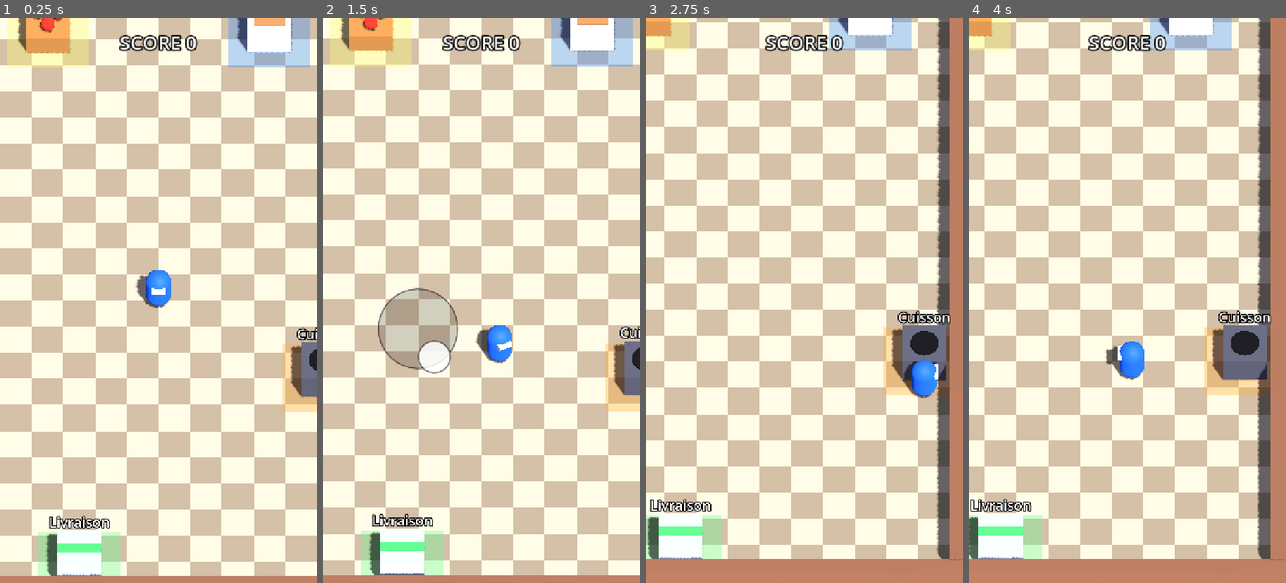
Above: before the commit, frames 1-4 (left to right).
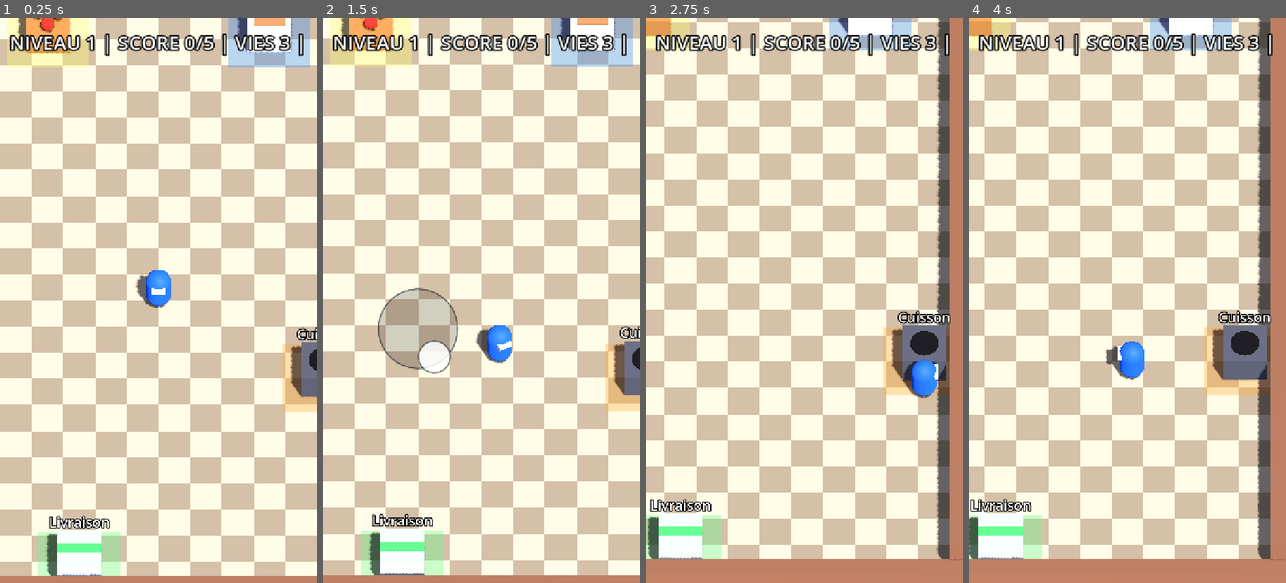
Above: after the commit, the same moments.

Repository: RayaneChCh-dev/Ratoir
Game: Godot game, scene res://scenes/main.tscn
Two runs of this game, one before a commit and one after it. Both use one fixed random seed, a clock stepped at 60 frames per second and the inputs below.
Inputs (mouse positions are in pixels of both pictures, inside the frame that each line leads up to):
- Up to frame 1 (0.25 s): no input
- Up to frame 2 (1.5 s): tap Enter at 0.5 s; drag from (481, 40) to (513, 176) at 0.52 s; drag from (418, 328) to (465, 413) at 1.27 s
- Up to frame 3 (2.75 s): move the mouse to (836, 176) at 2.02 s; hold D (move_right) from 2.03 s (still down)
- Up to frame 4 (4 s): release D (move_right) at 2.75 s; drag from (1111, 413) to (1032, 215) at 2.77 s; move the mouse to (1222, 385) at 3.52 s; hold A (move_left) from 3.53 s (still down)

The runs differ from the first frame. In frame 1, 1.8% of the frame differs, in the area x 2-96%, y 2-7%; in frame 2, 1.8%; in frame 3, 1.9%; in frame 4, 1.9%.

Commit message:
phase4-manches

Diff:
--- a/scripts/delivery_counter.gd
+++ b/scripts/delivery_counter.gd
@@ -8,8 +8,8 @@
 	for body in _area.get_overlapping_bodies():
 		if body is Cook and body.held_item and body.held_item.state == Item.State.COOKED:
 			body.take_item().queue_free()
+			GameState.log_event("dish_delivered", "assiette de tomates cuites")
 			GameState.add_point()
-			GameState.log_event("dish_delivered", "assiette de tomates cuites")
 			_show_popup()
 
 
--- a/scripts/game_state.gd
+++ b/scripts/game_state.gd
@@ -1,26 +1,157 @@
 extends Node
-## Autoload : score de la manche, étoiles, et journal d'événements partagé.
+## Autoload : progression, santé, chrono et journal d'événements partagé.
 ## Le journal alimente le commentateur, le juge et le récap' final (voir docs/ARCHITECTURE.md).
+
+enum RoundState { PLAYING, GAME_OVER }
 
 signal score_changed(score: int)
 signal event_logged(entry: Dictionary)
+signal level_changed(level: int, target_score: int)
+signal health_changed(health: int)
+signal time_changed(time_left: float)
+signal round_state_changed(state: RoundState)
+signal difficulty_changed(level: int, scale: float)
+signal round_started
+signal round_ended(level: int, score: int, health: int)
 
 ## Points nécessaires pour 1, 2 et 3 étoiles.
 const STAR_THRESHOLDS: Array[int] = [5, 10, 15]
+const STARTING_HEALTH := 3
+const BASE_ROUND_DURATION := 90.0
+const ROUND_DURATION_STEP := 5.0
+const MIN_ROUND_DURATION := 60.0
+const SCORE_PER_LEVEL := 5
 
 var score := 0
+var level := 1
+var health := STARTING_HEALTH
+var time_left := BASE_ROUND_DURATION
+var round_state := RoundState.PLAYING
 var events: Array[Dictionary] = []
 
 var _round_start_ms := Time.get_ticks_msec()
+var _milestone_30_logged := false
+var _milestone_10_logged := false
+
+
+func _ready() -> void:
+	process_mode = Node.PROCESS_MODE_ALWAYS
+	start_round()
+
+
+func _process(delta: float) -> void:
+	if round_state != RoundState.PLAYING:
+		return
+
+	time_left = maxf(0.0, time_left - delta)
+	time_changed.emit(time_left)
+	if not _milestone_30_logged and time_left <= 30.0:
+		_milestone_30_logged = true
+		log_event("timer_milestone", "30 s restantes")
+	if not _milestone_10_logged and time_left <= 10.0:
+		_milestone_10_logged = true
+		log_event("timer_milestone", "10 s restantes")
+	if time_left <= 0.0:
+		_finish_round()
 
 
 func add_point() -> void:
+	if round_state != RoundState.PLAYING:
+		return
 	score += 1
 	score_changed.emit(score)
+	if score >= target_score():
+		_advance_level()
 
 
 func stars() -> int:
 	return STAR_THRESHOLDS.filter(func(threshold: int) -> bool: return score >= threshold).size()
+
+
+func target_score() -> int:
+	return level * SCORE_PER_LEVEL
+
+
+func round_duration_for_level() -> float:
+	return maxf(MIN_ROUND_DURATION, BASE_ROUND_DURATION - (level - 1) * ROUND_DURATION_STEP)
+
+
+## Le rat peut utiliser ce multiplicateur pour accélérer et sortir plus souvent.
+func difficulty_scale() -> float:
+	return minf(2.0, 1.0 + (level - 1) * 0.15)
+
+
+## Appelé par un ennemi lorsqu'il touche directement le joueur.
+func take_damage(amount := 1, reason := "rat") -> void:
+	if round_state != RoundState.PLAYING or amount <= 0:
+		return
+
+	health = maxi(0, health - amount)
+	health_changed.emit(health)
+	log_event("player_damaged", reason)
+	if health == 0:
+		log_event("round_end", "partie terminée au niveau %d, score %d" % [level, score])
+		round_ended.emit(level, score, health)
+		_end_game()
+
+
+func start_round() -> void:
+	if round_state == RoundState.GAME_OVER:
+		return
+
+	round_state = RoundState.PLAYING
+	time_left = round_duration_for_level()
+	_round_start_ms = Time.get_ticks_msec()
+	_milestone_30_logged = false
+	_milestone_10_logged = false
+	round_state_changed.emit(round_state)
+	time_changed.emit(time_left)
+	log_event("round_start", "niveau %d, objectif %d plats, %d s" % [level, target_score(), int(time_left)])
+	difficulty_changed.emit(level, difficulty_scale())
+	round_started.emit()
+
+
+func reset() -> void:
+	get_tree().paused = false
+	score = 0
+	level = 1
+	health = STARTING_HEALTH
+	round_state = RoundState.PLAYING
+	events.clear()
+	score_changed.emit(score)
+	level_changed.emit(level, target_score())
+	health_changed.emit(health)
+	start_round()
+
+
+func _advance_level() -> void:
+	log_event("round_end", "niveau %d terminé, score %d" % [level, score])
+	level += 1
+	log_event("level_up", "niveau %d" % level)
+	health = mini(STARTING_HEALTH, health + 1)
+	level_changed.emit(level, target_score())
+	health_changed.emit(health)
+	round_ended.emit(level - 1, score, health)
+	start_round()
+
+
+func _finish_round() -> void:
+	log_event("round_end", "niveau %d, score %d, %d vie(s)" % [level, score, health])
+	health = maxi(0, health - 1)
+	health_changed.emit(health)
+	round_ended.emit(level, score, health)
+	if health == 0:
+		_end_game()
+	else:
+		start_round()
+
+
+func _end_game() -> void:
+	if round_state == RoundState.GAME_OVER:
+		return
+	round_state = RoundState.GAME_OVER
+	get_tree().paused = true
+	round_state_changed.emit(round_state)
 
 
 ## Enregistre un événement structuré, ex. log_event("dish_delivered", "assiette de tomates").
--- a/scripts/hud.gd
+++ b/scripts/hud.gd
@@ -4,8 +4,24 @@
 
 func _ready() -> void:
 	GameState.score_changed.connect(_refresh.unbind(1))
+	GameState.level_changed.connect(_refresh.unbind(2))
+	GameState.health_changed.connect(_refresh.unbind(1))
+	GameState.time_changed.connect(_refresh.unbind(1))
+	GameState.round_state_changed.connect(_refresh.unbind(1))
 	_refresh()
 
 
 func _refresh() -> void:
-	text = "[center]SCORE %d[/center]" % GameState.score
+	if GameState.round_state == GameState.RoundState.GAME_OVER:
+		text = "[center]PARTIE TERMINÉE | NIVEAU %d | SCORE %d[/center]" % [GameState.level, GameState.score]
+		return
+
+	var seconds := int(ceil(GameState.time_left))
+	text = "[center]NIVEAU %d | SCORE %d/%d | VIES %d | %d:%02d[/center]" % [
+		GameState.level,
+		GameState.score,
+		GameState.target_score(),
+		GameState.health,
+		int(seconds / 60),
+		seconds % 60,
+	]
Not shown, changed: README.md
Not shown, changed: docs/ARCHITECTURE.md
Not shown, changed: docs/CONCEPT.md
Not shown, changed: docs/phases/PHASE-4-manche.md
